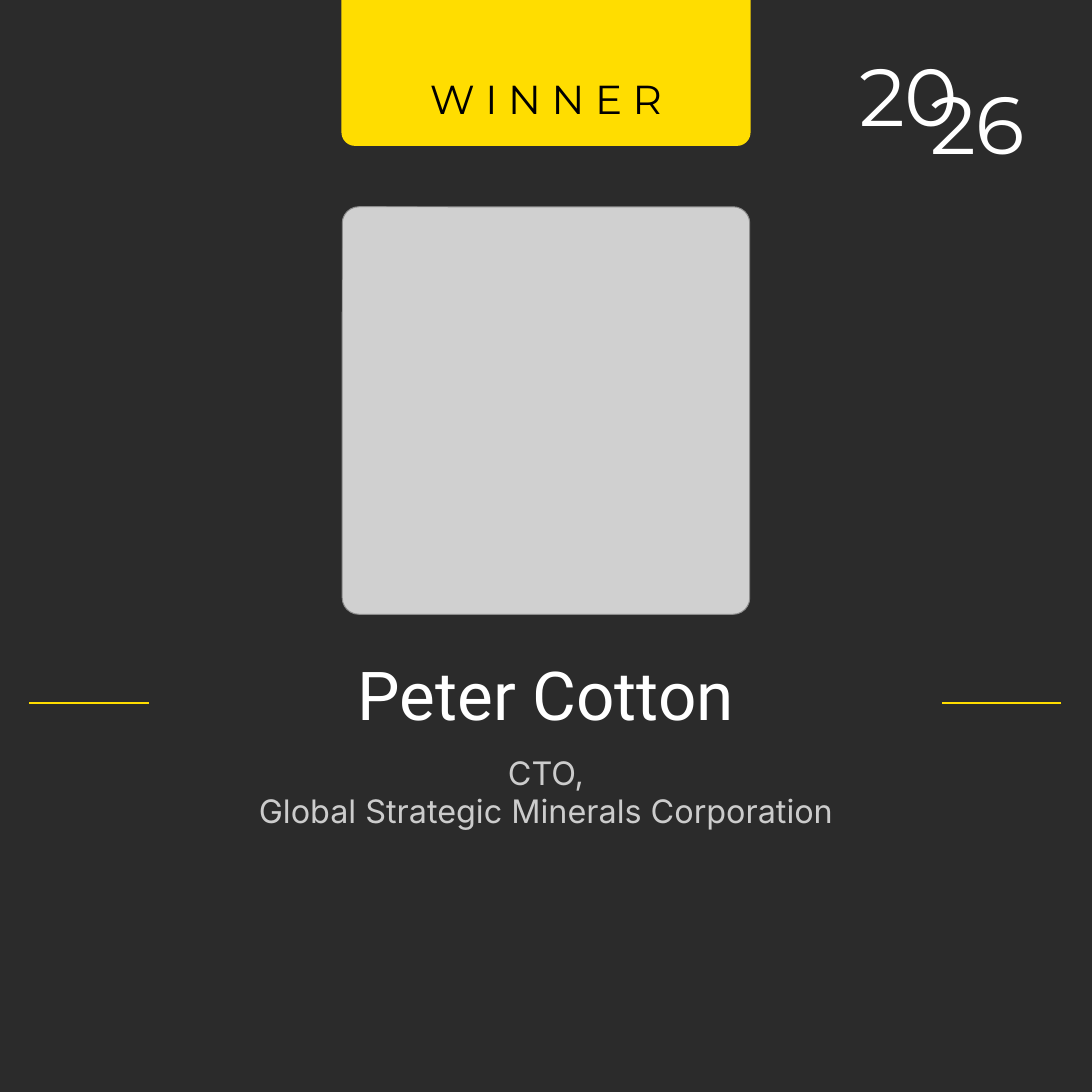
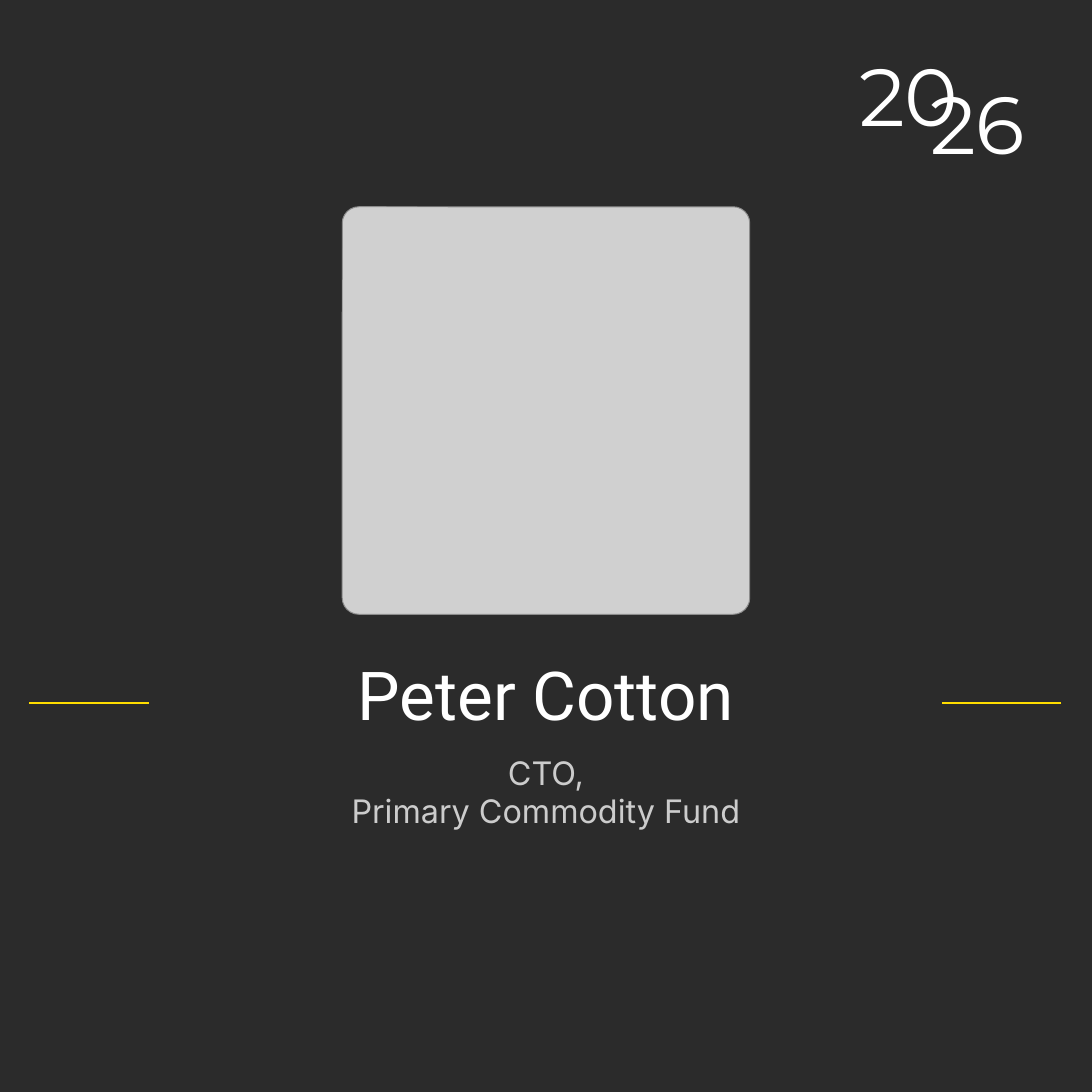
Before and after one commit to microprediction/home, a slide deck: slide 2 of awards/H2O-AI100-Winner-2026-Peter-Cotton.pptx. Drawn at 1092x1092 pixels with LibreOffice and Linux fonts; fonts in the diff are those of the drawing; grey boxes stand for pictures; background and template pictures are left out; a plain dark background stands for a picture behind light text. Boxes give left, top, right and bottom in pixels: in the first picture for what was removed or moved away, otherwise in the second. Text is boxed around its words. In the diff, an @@ line names an element or a change of style, - is before the commit and + after.

```diff
--- a/awards/H2O-AI100-Winner-2026-Peter-Cotton.pptx
+++ b/awards/H2O-AI100-Winner-2026-Peter-Cotton.pptx
@@ round same rect removed at bbox=[342, 0, 751, 147] @@
@@ text removed at bbox=[430, 85, 662, 114] @@
-W I N N E R
@@ subtitle at bbox=[352, 798, 740, 830]: text changed @@
-Global Strategic Minerals Corporation
+Primary Commodity Fund
```
Also in this commit, not shown: 1 other slide changed, 2 other files.
